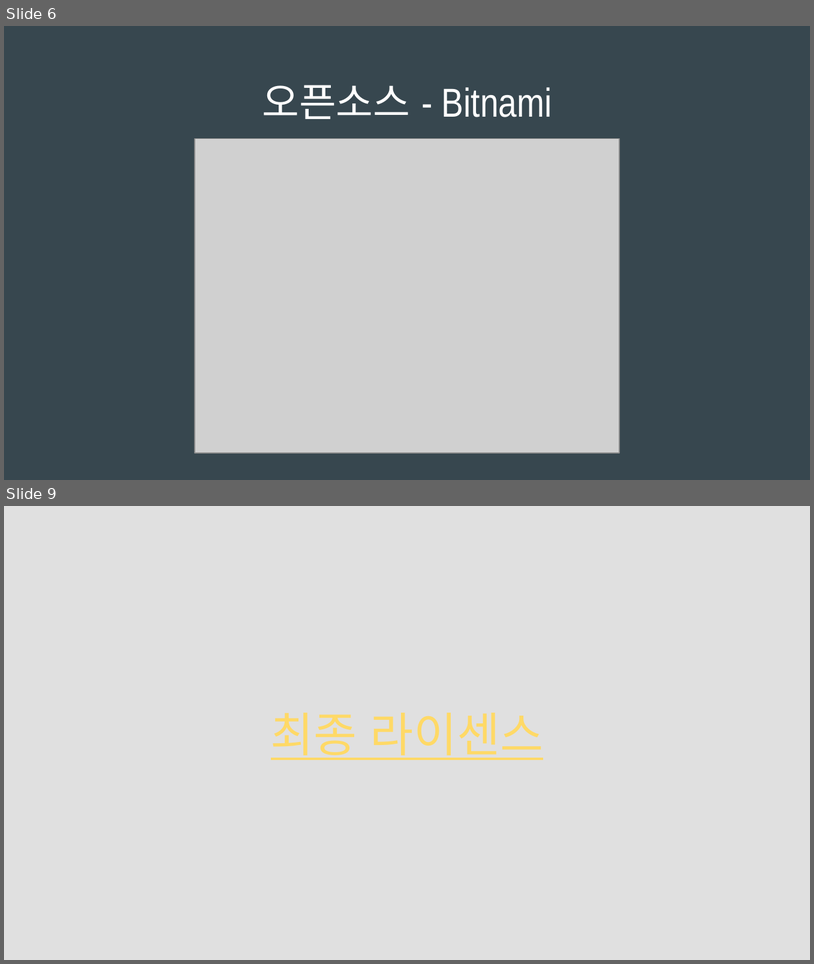
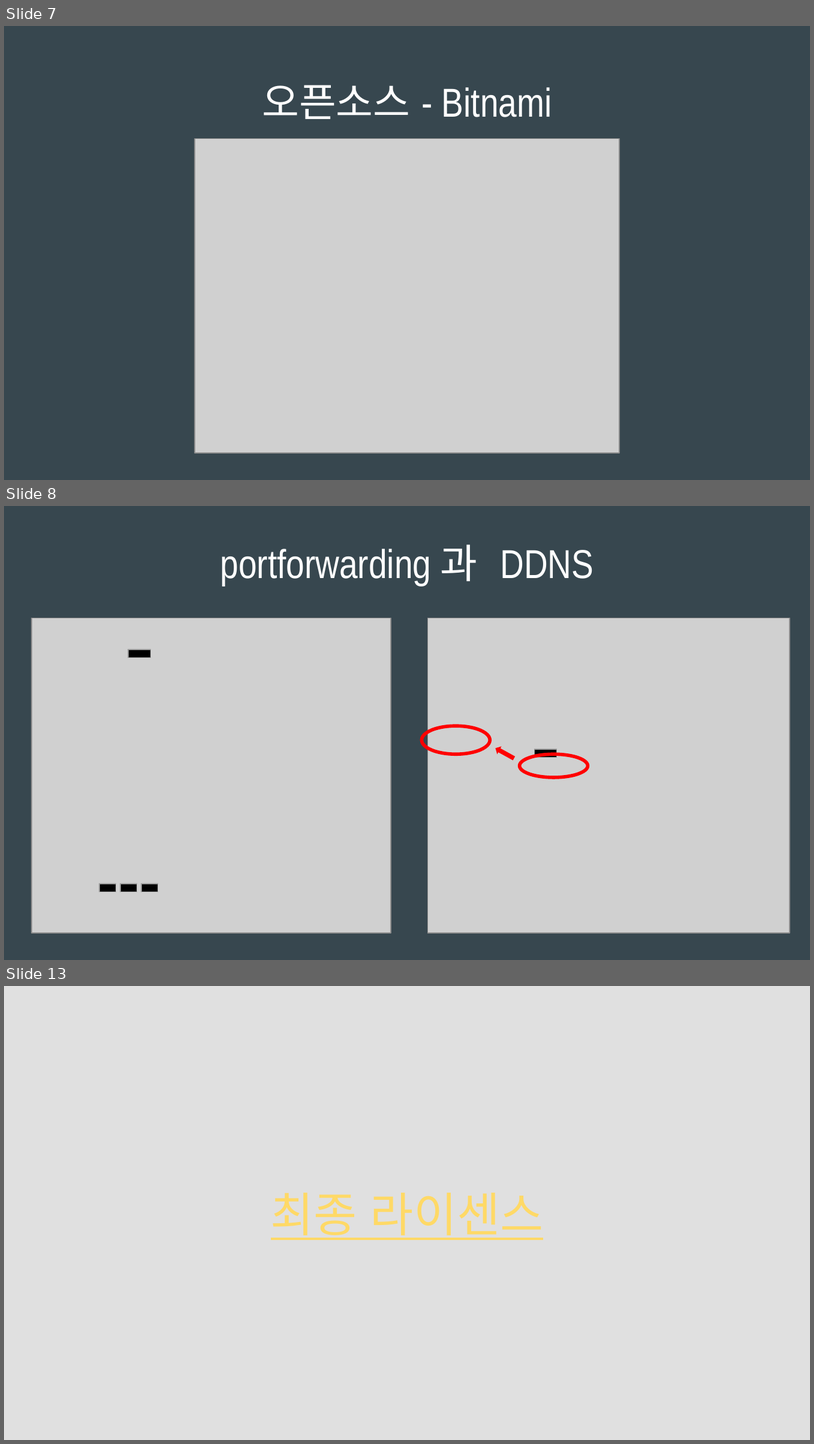
Before and after one commit to jangseokgyu/ossw_cardnews, a slide deck: OSSW-PPT.pptx. Shown one above the other, each under a label of ours: slides 6 and 9 before the commit, slides 7, 8 and 13 after it; the slides between them are not shown. The pictures are 814x964 and 814x1444 pixels, drawn with LibreOffice and Linux fonts; fonts in the diff are those of the drawing; grey boxes stand for pictures. Boxes give left, top, right and bottom in pixels: in the first picture for what was removed or moved away, otherwise in the second. Text is boxed around its words. In the diff, an @@ line names an element or a change of style, - is before the commit and + after.

```diff
--- a/OSSW-PPT.pptx
+++ b/OSSW-PPT.pptx
@@ slide 8 added at (x1=4, y1=506, x2=810, y2=960), background #37474F @@
@@ title added at (x1=220, y1=544, x2=594, y2=586), 36 pt, text #FFFFFF @@
+portforwarding 과 DDNS
@@ picture added at (x1=32, y1=618, x2=391, y2=933) @@
@@ picture added at (x1=428, y1=618, x2=790, y2=933) @@
@@ rectangle added at (x1=128, y1=649, x2=151, y2=658), fill #000000, outline #9E9E9E 0.75 pt @@
@@ ellipse added at (x1=422, y1=726, x2=490, y2=754), outline #FF0000 3 pt @@
@@ left arrow added at (x1=494, y1=744, x2=516, y2=762), fill #FF0000 @@
@@ ellipse added at (x1=520, y1=754, x2=588, y2=778), outline #FF0000 3 pt @@
@@ rectangle added at (x1=534, y1=749, x2=557, y2=757), fill #000000, outline #9E9E9E 0.75 pt @@
@@ rectangle added at (x1=99, y1=883, x2=116, y2=891), fill #000000, outline #9E9E9E 0.75 pt @@
@@ rectangle added at (x1=120, y1=883, x2=137, y2=891), fill #000000, outline #9E9E9E 0.75 pt @@
@@ rectangle added at (x1=141, y1=883, x2=158, y2=891), fill #000000, outline #9E9E9E 0.75 pt @@
@@ what was slide 6 is now slide 7 @@
@@ what was slide 9 is now slide 13 @@
```
Also in this commit, not shown: 3 slides changed, 3 other slides added.
